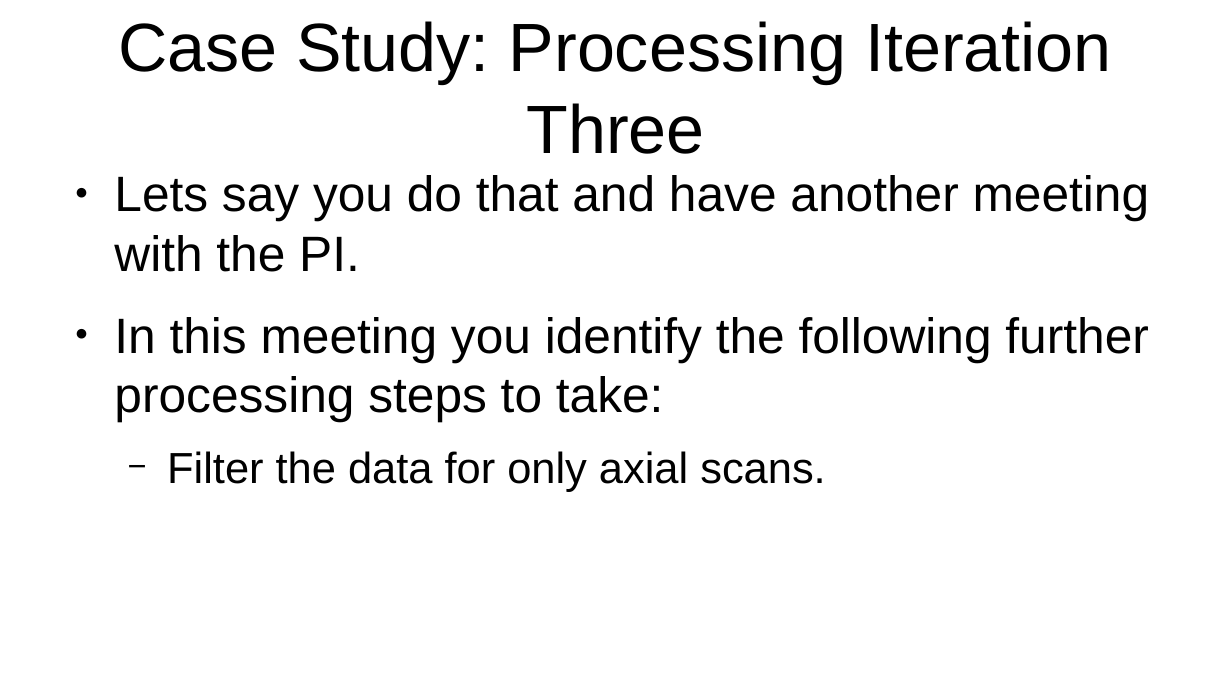
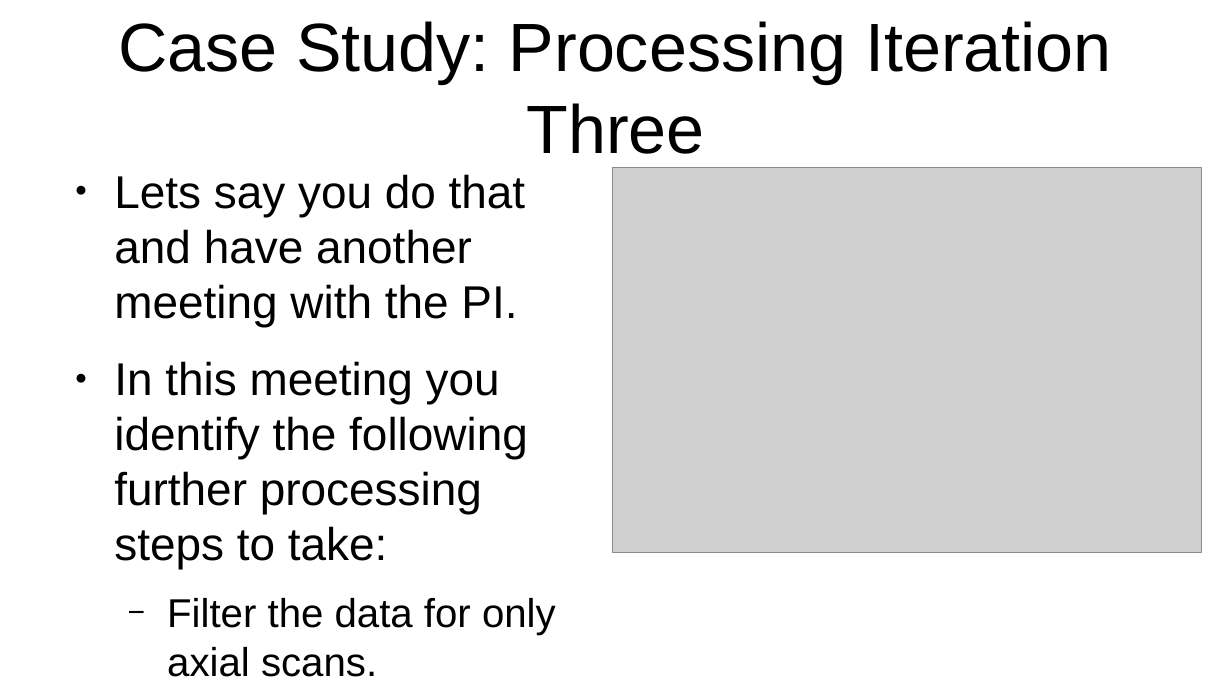
Before and after one commit to buzgalbraith/data-processing-workshop, a slide deck: slide 15 of slides/data_processing_slides.odp (slide 14 before the commit). Drawn at 1232x693 pixels with LibreOffice and Linux fonts; fonts in the diff are those of the drawing; grey boxes stand for pictures. Boxes give left, top, right and bottom in pixels: in the first picture for what was removed or moved away, otherwise in the second. Text is boxed around its words. In the diff, an @@ line names an element or a change of style, - is before the commit and + after.

```diff
--- a/slides/data_processing_slides.odp
+++ b/slides/data_processing_slides.odp
@@ text "Lets say you do that ..." at <box>114,174,556,677</box>: size 32 to 29.6 pt in "Lets say you do that and have ...", "In this meeting you identify the following ..."; size 28 to 25.9 pt in "Filter the data for only axial scans." @@
@@ picture added at <box>613,168,1202,553</box> @@
```
Also in this commit, not shown: 9 other slides changed, 1 slide added, 2 other files.
